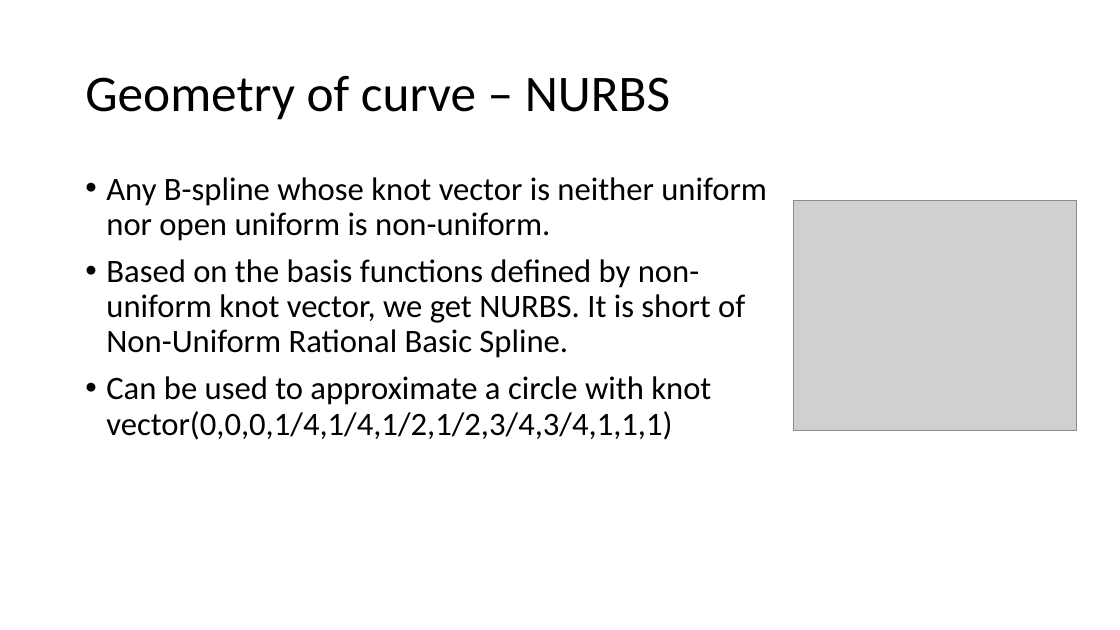
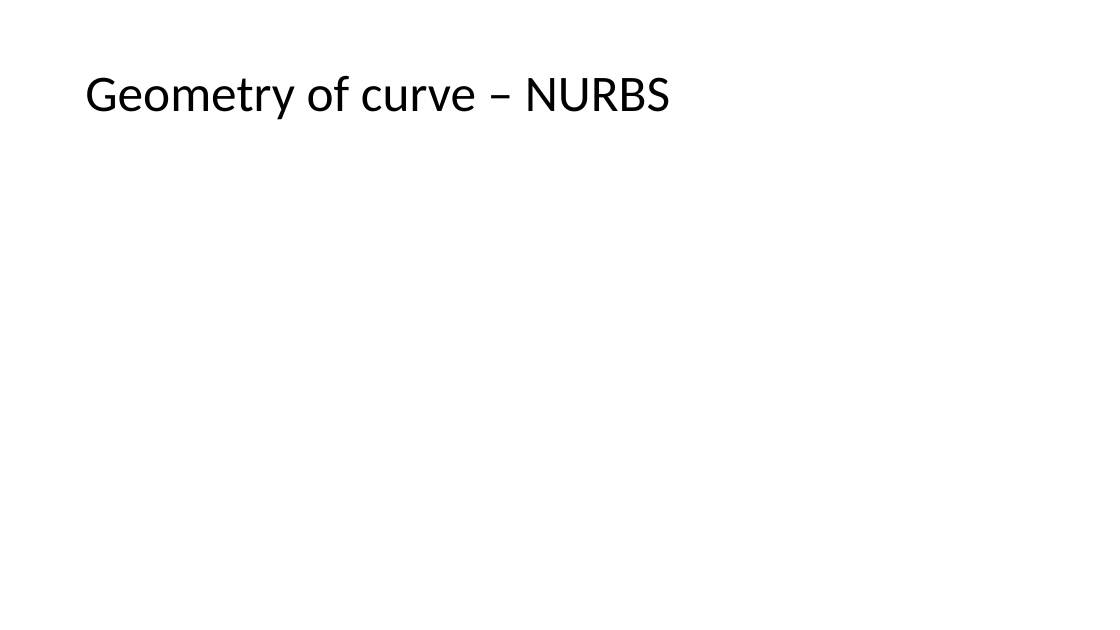
Before and after one commit to Jinny-Ching/cad_cam_course, a slide deck: slide 52 of CAD_CAM.pptx. Drawn at 1120x630 pixels with LibreOffice and Linux fonts; fonts in the diff are those of the drawing; grey boxes stand for pictures. Boxes give left, top, right and bottom in pixels: in the first picture for what was removed or moved away, otherwise in the second. Text is boxed around its words. In the diff, an @@ line names an element or a change of style, - is before the commit and + after.

```diff
--- a/CAD_CAM.pptx
+++ b/CAD_CAM.pptx
@@ text removed at (x1=106, y1=177, x2=767, y2=440) @@
-• Any B-spline whose knot vector is neither uniform nor open uniform is non-uniform.
-• Based on the basis functions defined by non-uniform knot vector, we get NURBS. It is short of Non-Uniform Rational Basic Spline.
-• Can be used to approximate a circle with knot vector(0,0,0,1/4,1/4,1/2,1/2,3/4,3/4,1,1,1)
@@ picture removed at (x1=794, y1=201, x2=1077, y2=431) @@
```
Also in this commit, not shown: 2 other slides changed, 3 slides added, 2 slides removed.
